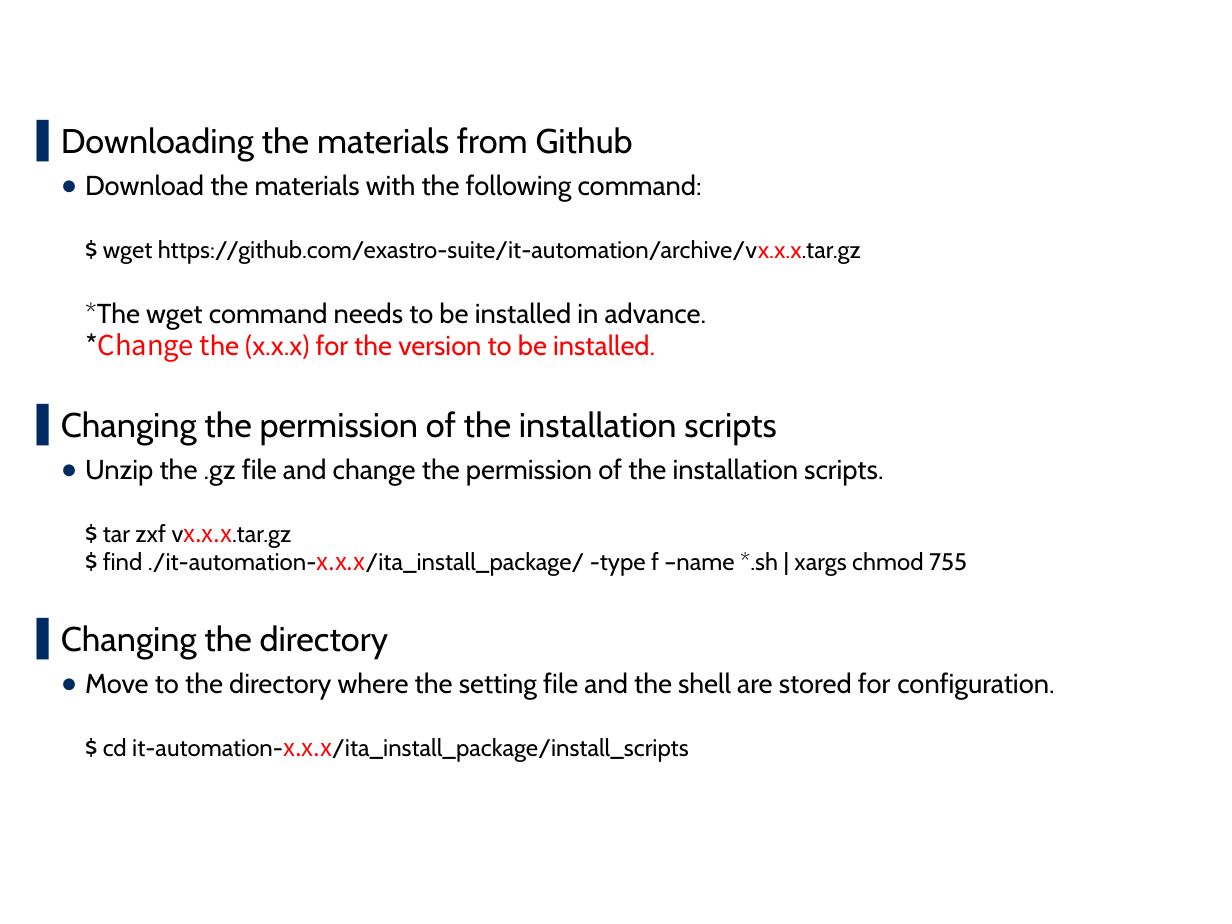
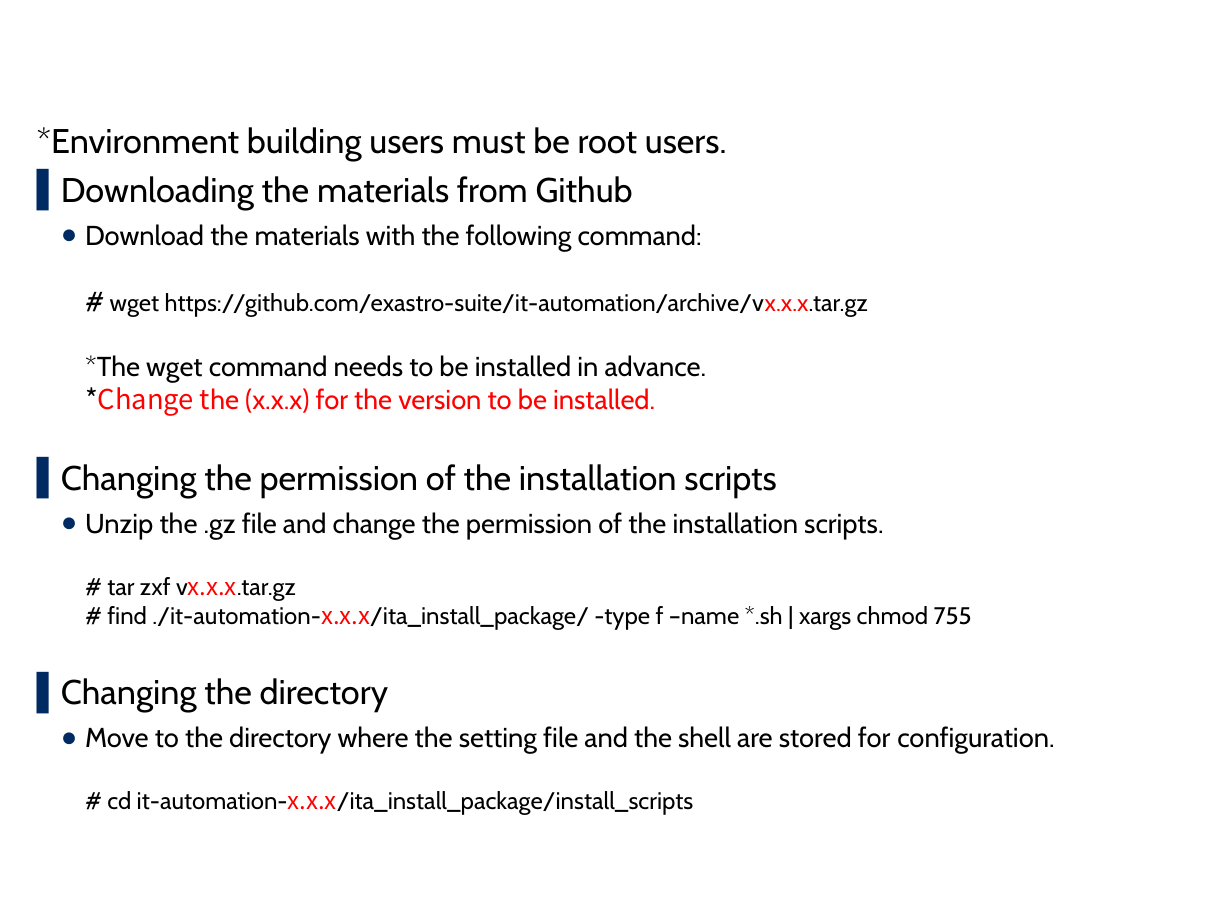
Before and after one commit to exastro-suite/it-automation-docs, a slide deck: slide 13 of asset/Learn/ITA-online-install_en.pptx. Drawn at 1232x924 pixels with LibreOffice and Linux fonts; fonts in the diff are those of the drawing; background and template pictures are left out. Boxes give left, top, right and bottom in pixels: in the first picture for what was removed or moved away, otherwise in the second. Text is boxed around its words. In the diff, an @@ line names an element or a change of style, - is before the commit and + after.

Commit message:
2020/01/06 17:01:07

```diff
--- a/asset/Learn/ITA-online-install_en.pptx
+++ b/asset/Learn/ITA-online-install_en.pptx
@@ text at bbox=[37, 127, 727, 161]: paragraph added @@
+*Environment building users must be root users.
@@ text at bbox=[85, 224, 868, 416]: text changed @@
-  ● Download the materials with the following command:
-    $ wget https://github.com/exastro-suite/it-automation/archive/vx.x.x.tar.gz
-    *The wget command needs to be installed in advance.
-    *Change the (x.x.x) for the version to be installed.
+  ● Download the materials with the following command:
+    # wget https://github.com/exastro-suite/it-automation/archive/vx.x.x.tar.gz
+    *The wget command needs to be installed in advance.
+    *Change the (x.x.x) for the version to be installed.
@@ text at bbox=[85, 512, 972, 630]: text changed @@
-  ● Unzip the .gz file and change the permission of the installation scripts.
-    $ tar zxf vx.x.x.tar.gz
-    $ find ./it-automation-x.x.x/ita_install_package/ -type f –name *.sh | xargs chmod 755
+  ● Unzip the .gz file and change the permission of the installation scripts.
+    # tar zxf vx.x.x.tar.gz
+    # find ./it-automation-x.x.x/ita_install_package/ -type f –name *.sh | xargs chmod 755
@@ text at bbox=[85, 726, 891, 815]: text changed @@
-  ● Move to the directory where the setting file and the shell are stored for configuration.
-    $ cd it-automation-x.x.x/ita_install_package/install_scripts
+  ● Move to the directory where the setting file and the shell are stored for configuration.
+    # cd it-automation-x.x.x/ita_install_package/install_scripts
```
Also in this commit, not shown: 12 other slides changed.
